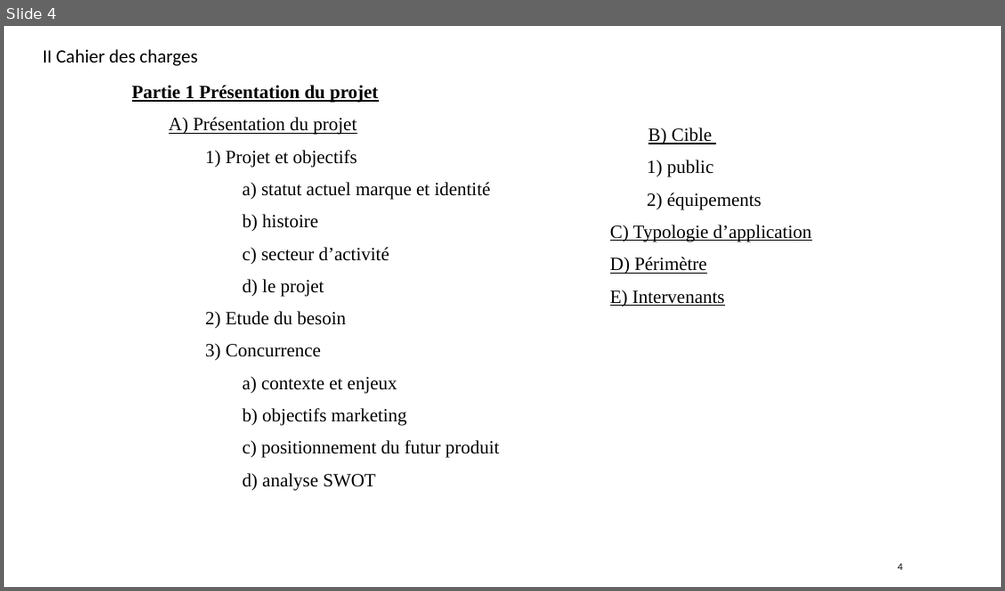
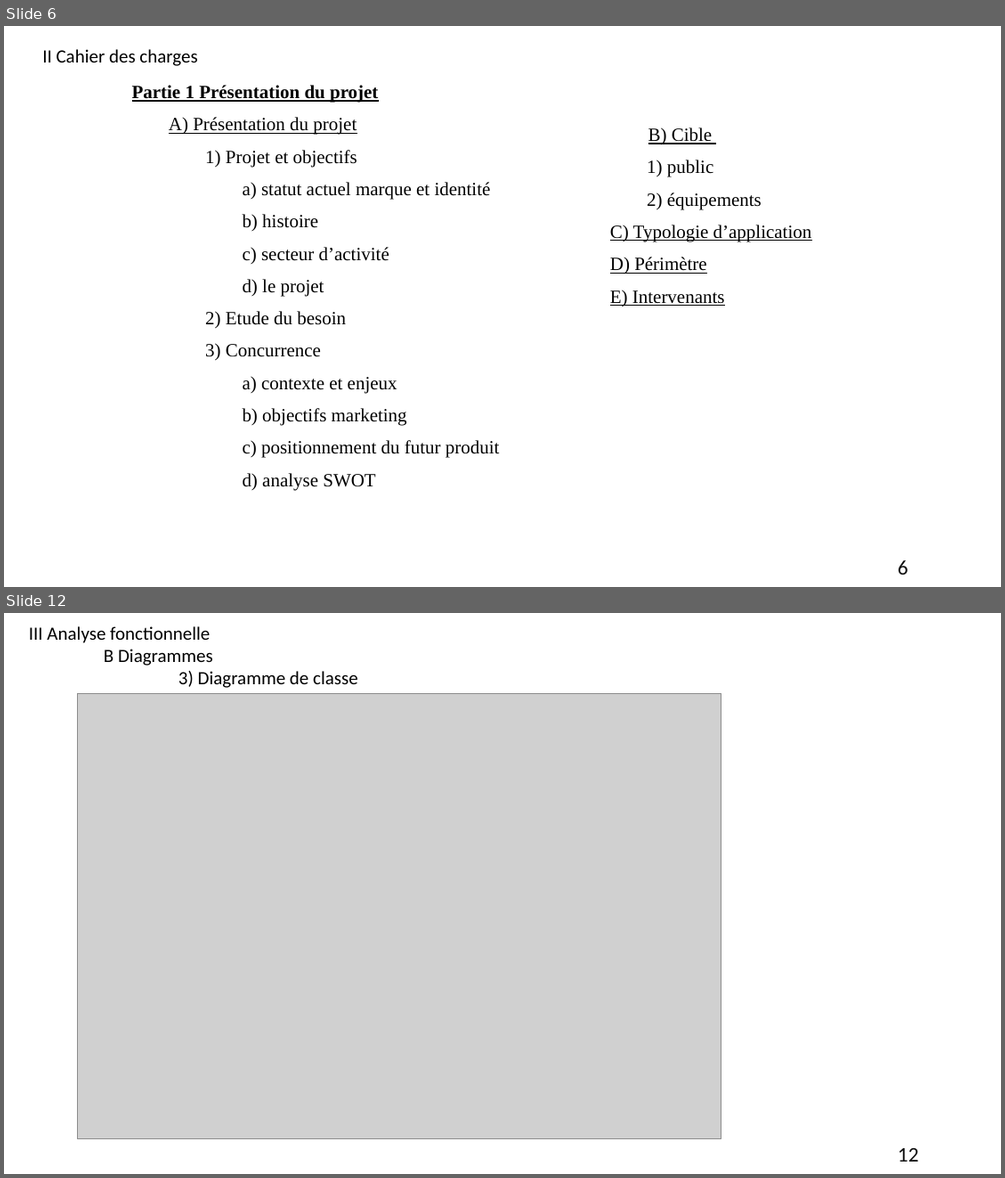
Before and after one commit to Laurette2032/REA, a slide deck: REA 1/Présentation Projet personnel_V2.pptx. Shown one above the other, each under a label of ours: slide 4 before the commit, slides 6 and 12 after it; the slides between them are not shown. The pictures are 1005x591 and 1005x1178 pixels, drawn with LibreOffice and Linux fonts; fonts in the diff are those of the drawing; grey boxes stand for pictures. Boxes give left, top, right and bottom in pixels: in the first picture for what was removed or moved away, otherwise in the second. Text is boxed around its words. In the diff, an @@ line names an element or a change of style, - is before the commit and + after.

```diff
--- a/REA 1/Présentation Projet personnel_V2.pptx
+++ b/REA 1/Présentation Projet personnel_V2.pptx
@@ slide 12 added at [4,613,1001,1174], background #FFFFFF @@
@@ text added at [29,626,358,688], 18 pt, text #000000 @@
+III Analyse fonctionnelle
+B Diagrammes
+3) Diagramme de classe
@@ picture added at [77,693,721,1139] @@
@@ page number added at [898,1148,919,1161], 20 pt, text #0D0D0D @@
+12
@@ what was slide 4 is now slide 6 @@
@@ page number at [898,560,908,574]: text changed; size 10 to 20 pt @@
-4
+6
```
Also in this commit, not shown: 15 slides changed, 18 other slides added, 1 slide removed, 27 other files.
